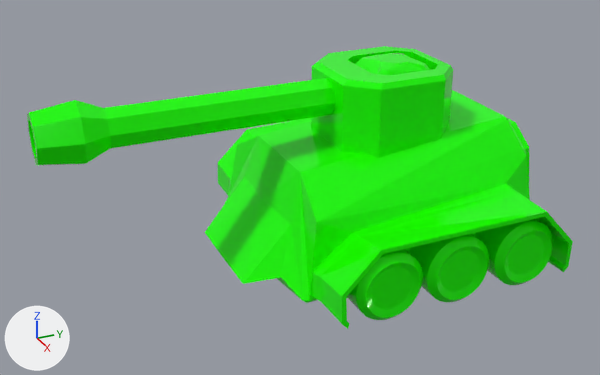
Before and after pictures for a commit that changed the Blender file dev/tank.blend.
Before and after are seen from a 50 mm lens placed at (5.39, -3.12, 3.23), pointed at (0.1, -0.73, 0.58). The lights are fixed; the arrows at lower left show +X, +Y and +Z.

The first picture shows 'Tank.Base', 'Tank.Tower', 'Tank.Wheel.001', 'Tank.Wheel.002', 'Tank.Wheel.003'.
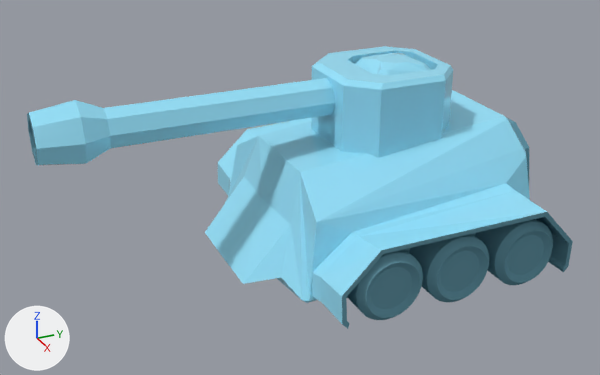
What differs and where, as boxes (x1, y1, x2, y2) in the pictures (600 x 375 px):
'Tank.Base', recoloured (green to cyan)
    both: (205, 90, 573, 329)
'Tank.Tower', recoloured (green to cyan)
    both: (27, 46, 453, 165)
'Tank.Wheel.001', recoloured (green to cyan)
    both: (409, 234, 489, 303)
'Tank.Wheel.003', recoloured (green to cyan)
    both: (475, 219, 553, 285)
'Tank.Wheel.002', recoloured (green to cyan)
    both: (347, 249, 423, 320)
part 1 of me_tank_base, recoloured (green to cyan)
    both: (508, 118, 573, 272)
part 2 of me_tank_base, recoloured (green to cyan)
    both: (342, 250, 383, 329)
part 3 of me_tank_base, recoloured (green to cyan)
    both: (346, 212, 547, 298)

What changed in the scene script:
```text
Change mat_material_002:
    mat_material_002.base_color: (0.0114, 1.0, 0.0) -> (0.323, 0.791, 1.0)  # green #1cff00 -> cyan #9ae6ff
Add mat_material_001:
    mat_material_001 = principled_material('Material.001')
    mat_material_001.base_color = (0.127, 0.302, 0.379)  # cyan #6495a6
    mat_material_001.roughness = 1.0
    mat_material_001.specular_ior_level = 0.0
Change me_tank_base:
    where me_tank_base.from_pydata(...)  # 83 vertices, 73 faces; spans x 0.0..1.27, y -1.35..1.08, z 0.05..1.04
    used by ob_tank_base; location = (0.0, 0.0, 0.0)
    me_tank_base part 1: 13 of the faces centred in x 0.0..1.27, y 0.78..1.04, z 0.08..0.95 switch from mat_material_002 (green #1cff00) to mat_material_001 (cyan #6495a6)
    me_tank_base part 2: 7 of the faces centred in x 1.08..1.26, y -0.93..-0.78, z 0.08..0.44 switch from mat_material_002 (green #1cff00) to mat_material_001 (cyan #6495a6)
    me_tank_base part 3: 4 of the faces centred in x 0.9..1.26, y 0.0, z 0.08..0.59 switch from mat_material_002 (green #1cff00) to mat_material_001 (cyan #6495a6)
Change me_tank_wheel_002:
    where me_tank_wheel_002.from_pydata(...)  # 128 vertices, 98 faces; spans x 0.927..1.249, y -0.818..-0.297, z 0.007..0.528
    remove me_tank_wheel_002.materials.append(mat_material_002)  # green #1cff00
    add me_tank_wheel_002.materials.append(mat_material_001)  # cyan #6495a6
Change me_tank_wheel_001:
    where me_tank_wheel_001.from_pydata(...)  # 128 vertices, 98 faces; spans x 0.927..1.249, y -0.264..0.256, z 0.007..0.528
    remove me_tank_wheel_001.materials.append(mat_material_002)  # green #1cff00
    add me_tank_wheel_001.materials.append(mat_material_001)  # cyan #6495a6
Change me_tank_wheel_003:
    where me_tank_wheel_003.from_pydata(...)  # 128 vertices, 98 faces; spans x 0.927..1.249, y 0.305..0.826, z 0.007..0.528
    remove me_tank_wheel_003.materials.append(mat_material_002)  # green #1cff00
    add me_tank_wheel_003.materials.append(mat_material_001)  # cyan #6495a6
```
